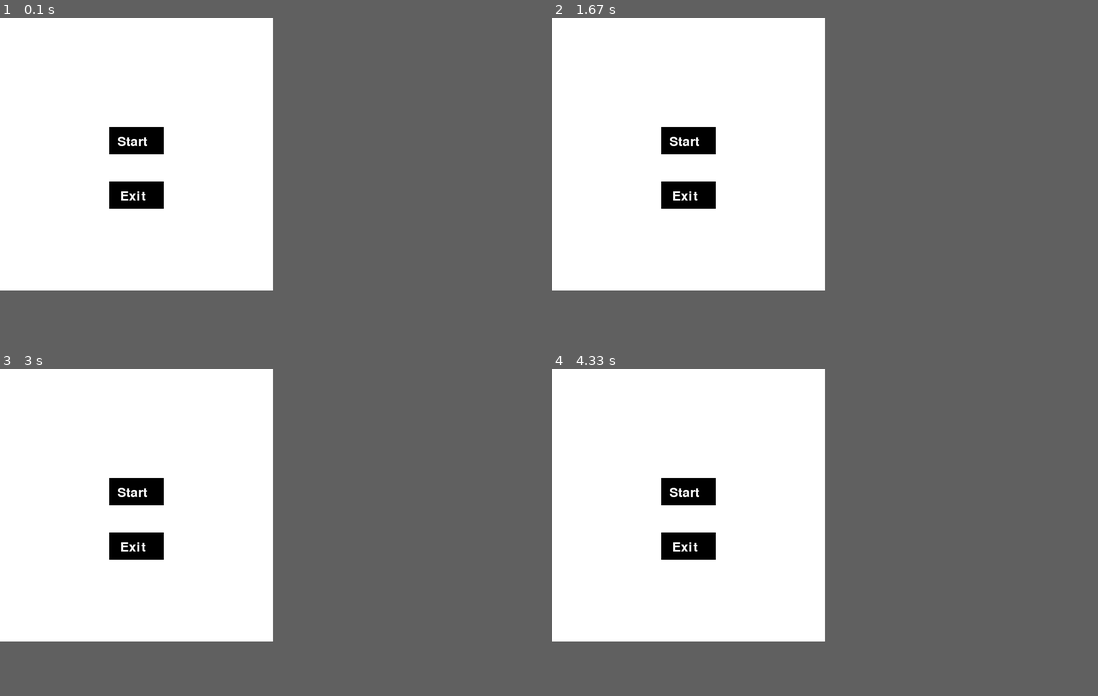
Above: before the commit, frames 1-4 (two rows, left to right).
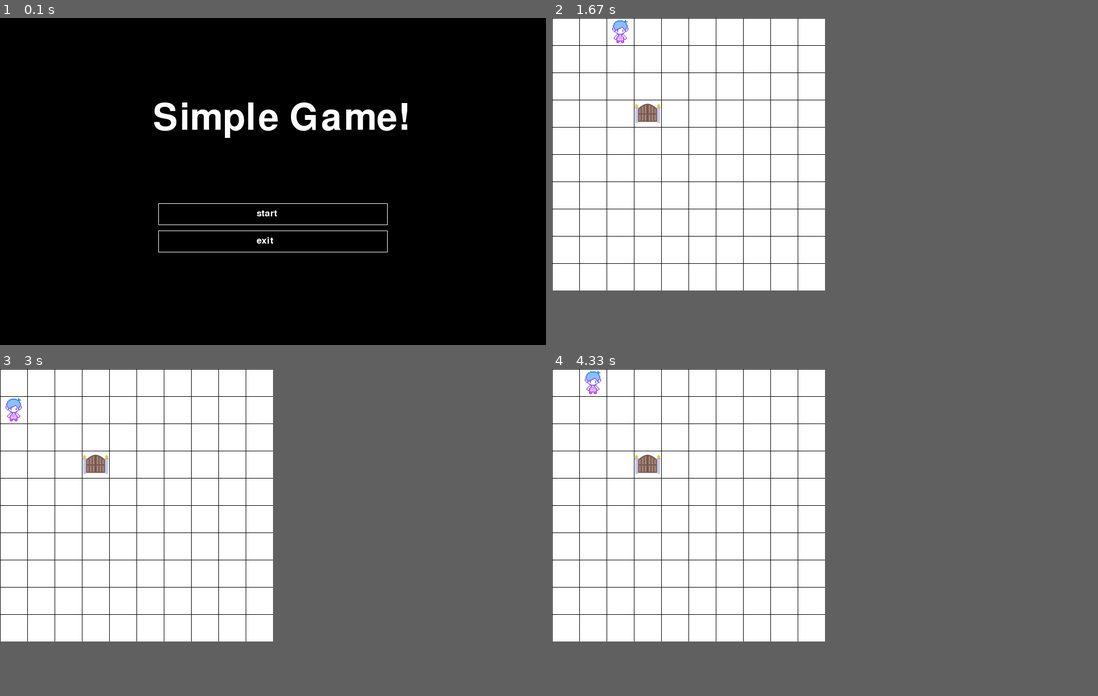
Above: after the commit, the same moments.

Repository: SurmetovFarkhat/PyGame-Project
Game: pygame game, started from MenuGame.py
The game is run twice, just before and just after one commit, with the same random seed, the same clock (stepped at 60 frames per second) and the same inputs.
Inputs (mouse positions are in pixels of both pictures, inside the frame that each line leads up to):
- Up to frame 1 (0.1 s): no input
- Up to frame 2 (1.67 s): click (825, 214) at 0.38 s; hold Right 0.67-1.13 s; hold Right from 1.5 s (still down)
- Up to frame 3 (3 s): release Right at 1.97 s; hold Left 2-2.53 s; hold Down 2.57-2.87 s; hold Left from 2.9 s (still down)
- Up to frame 4 (4.33 s): release Left at 3.3 s; hold Up 3.33-3.7 s; hold Right from 3.73 s (still down)
In our replay, in frame 1 the window is 500x500 before the commit and 1000x600 after it. These sizes can differ from the game's own. Grey fills any space a smaller window leaves; there, only what the larger window draws over its background counts as a difference.

The runs differ from the first frame. In frame 1, 40% of the frame differs, in the area x 0-75%, y 0-84%; in frame 2, 3.5%; in frame 3, 3.5%; in frame 4, 3.5%.

Commit message:
Update main.py

Diff:
--- a/main.py
+++ b/main.py
@@ -118,34 +118,5 @@
 start_button = pygame.Rect(200, 200, 100, 50)
 exit_button = pygame.Rect(200, 300, 100, 50)
 
-while True:
-    window.fill(WHITE)
-
-    # Отображение кнопок "start" и "exit"
-    pygame.draw.rect(window, BLACK, start_button)
-    pygame.draw.rect(window, BLACK, exit_button)
-
-    font = pygame.font.Font(None, 36)
-    start_text = font.render("Start", True, WHITE)
-    exit_text = font.render("Exit", True, WHITE)
-    window.blit(start_text, (215, 215))
-    window.blit(exit_text, (220, 315))
-
-    for event in pygame.event.get():
-        if event.type == pygame.QUIT:
-            pygame.quit()
-            sys.exit()
-
-        if event.type == pygame.MOUSEBUTTONDOWN:
-            mouse_pos = event.pos
-            if start_button.collidepoint(mouse_pos):
-                game_loop()
-            if exit_button.collidepoint(mouse_pos):
-                pygame.quit()
-                sys.exit()
-
-    pygame.display.update()
-
-
 if __name__ == '__main__':
     game_loop()
